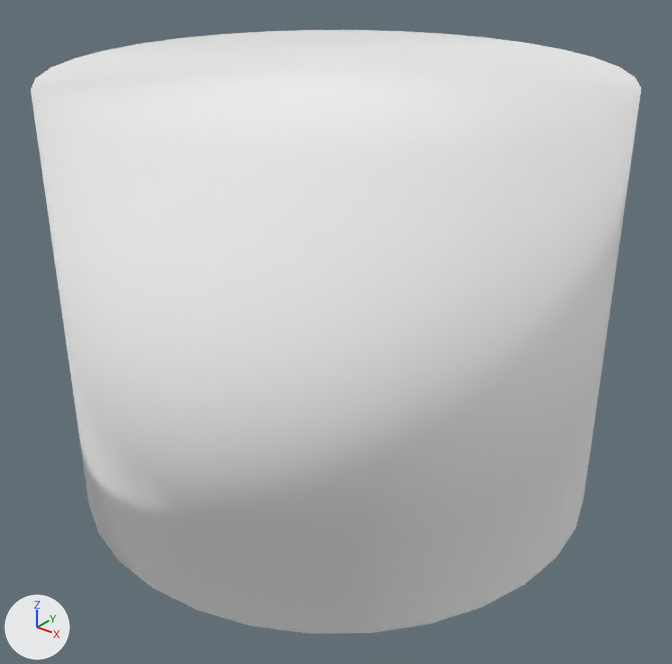
What one commit did to the glTF model exports/glb/Clapper weight/Clapper weight.glb.
One viewpoint serves both versions: a 50 mm camera at (0.285, 2.544, 1.673) aimed at (0.007, 2.891, 1.457). Lighting does not change. The marker at lower left points along +X, +Y and +Z. The older version comes first.

Names of what the first picture shows: 'Clapper weight'.
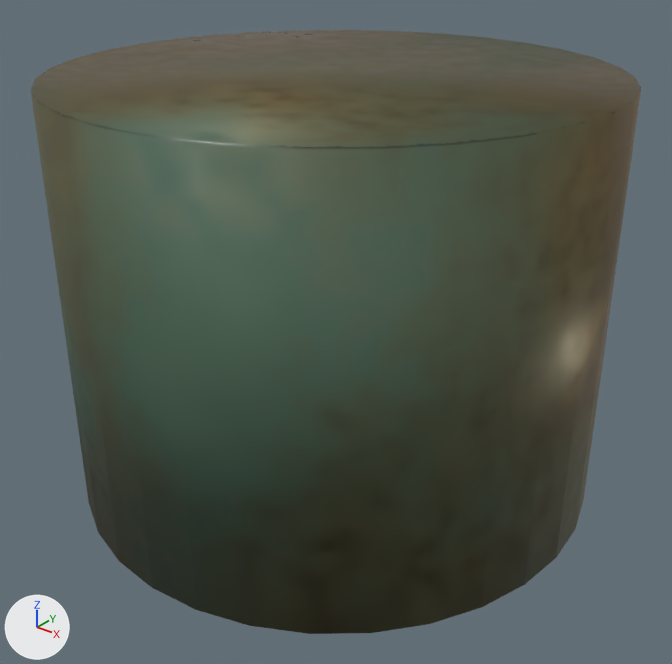
Where the change shows, as pixel boxes [x1, y1, x2, y2] in the pictures (672 x 664 px):
'Clapper weight', recoloured (darker)
    both: [31, 30, 641, 634]

The change, as a list of edits to the scene's bpy script:
```text
Add img_orm_g75_s0_clapper_weight:
    img_orm_g75_s0_clapper_weight = load_image('ORM_g75_s0_Clapper weight', '_unpacked/ORM_g75_s0_Clapper_weight', 256, 256, 'Non-Color')
Add img_bc_g75_s0_clapper_weight:
    img_bc_g75_s0_clapper_weight = load_image('BC_g75_s0_Clapper weight', '_unpacked/BC_g75_s0_Clapper_weight', 256, 256, 'sRGB')
Add mat_baked_g75_s0_clapper_weight:
    mat_baked_g75_s0_clapper_weight = bpy.data.materials.new('BAKED_g75_s0_Clapper weight')
    # uses the picture img_bc_g75_s0_clapper_weight
    # uses the picture img_orm_g75_s0_clapper_weight
Change me_cylinder_067:
    where me_cylinder_067.from_pydata(...)  # 64 vertices, 124 faces; spans x -0.14..0.14, y -0.14..0.14, z -0.11..0.11
    remove me_cylinder_067.materials.append(mat_verdigris_bronze_001)  # white #ffffff
    add me_cylinder_067.materials.append(mat_baked_g75_s0_clapper_weight)
```
